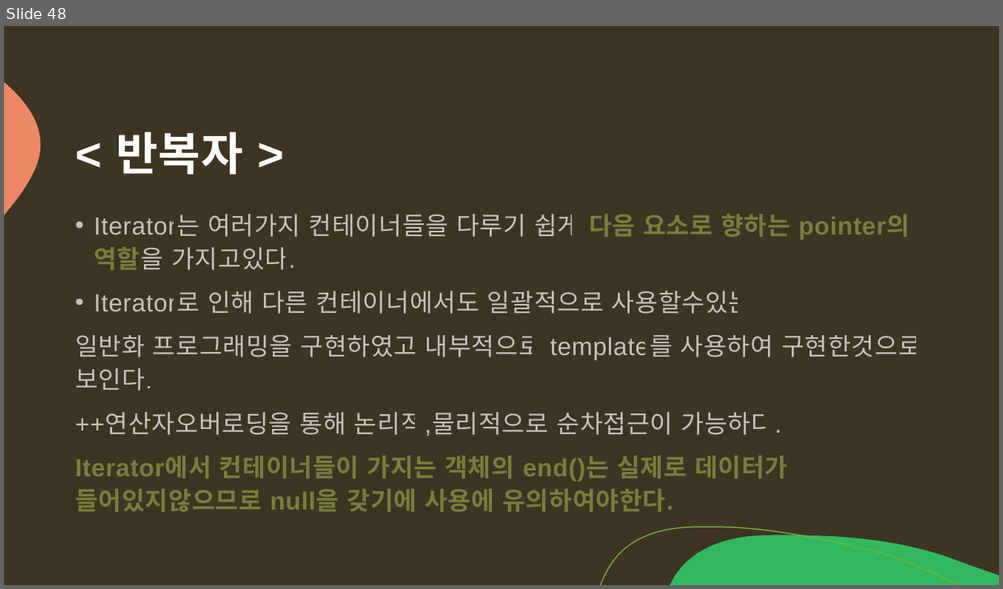
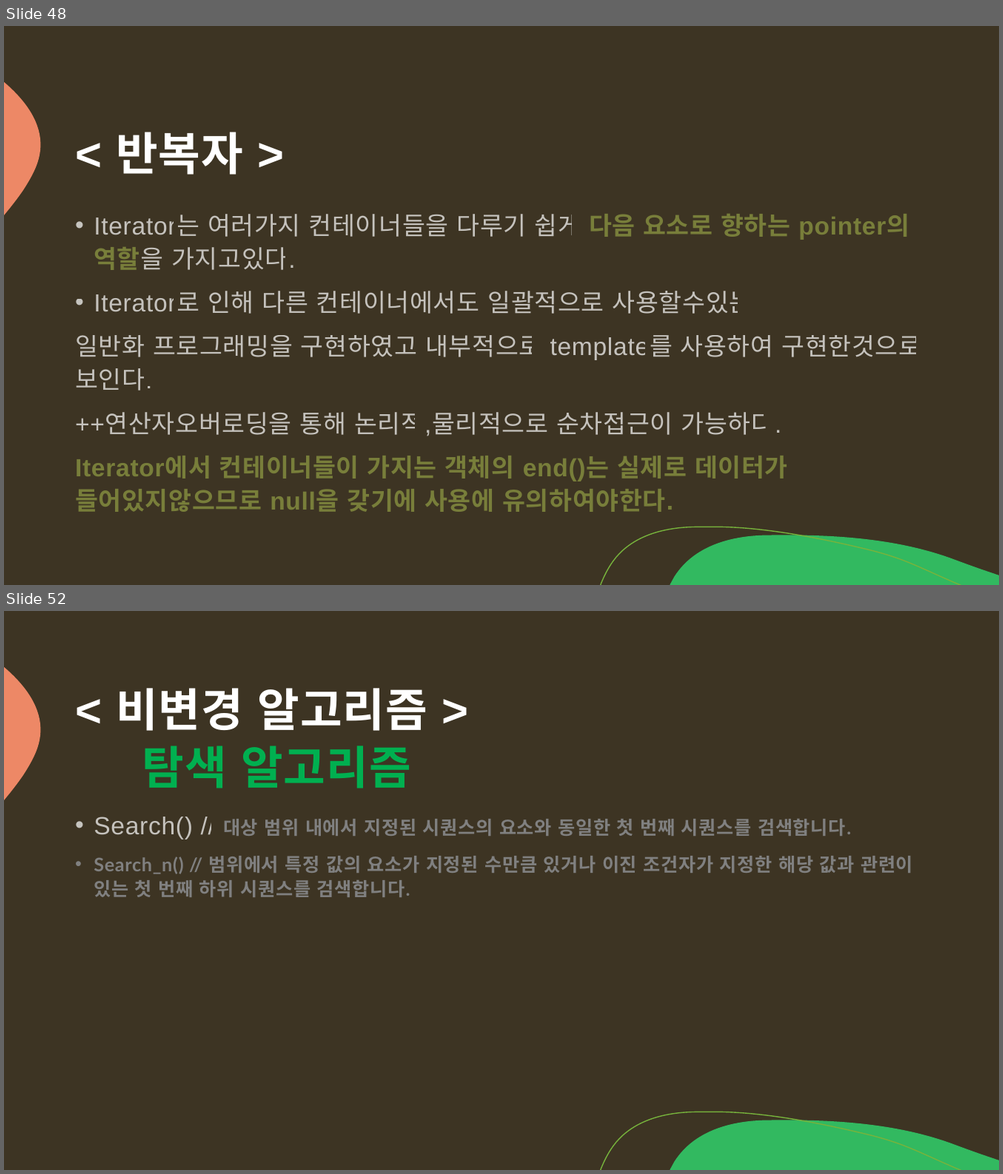
Before and after one commit to arkchimy/_Algorithm, a slide deck: 전공지식/C언어의 기초/C언어 기초지식.pptx. Shown one above the other, each under a label of ours: slide 48 before the commit, slides 48 and 52 after it; the slides between them are not shown. The pictures are 1003x589 and 1003x1174 pixels, drawn with LibreOffice and Linux fonts; fonts in the diff are those of the drawing. Boxes give left, top, right and bottom in pixels: in the first picture for what was removed or moved away, otherwise in the second. Text is boxed around its words. In the diff, an @@ line names an element or a change of style, - is before the commit and + after.

```diff
--- a/전공지식/C언어의 기초/C언어 기초지식.pptx
+++ b/전공지식/C언어의 기초/C언어 기초지식.pptx
@@ slide 52 added at bbox=[4, 611, 999, 1170], background #3D3423; not listed: 3 template elements that a slide beside it also shows @@
@@ title added at bbox=[116, 688, 428, 789], 44 pt, text #FFFFFF, bold @@
+< 비변경 알고리즘 >
+탐색 알고리즘
@@ text added at bbox=[94, 817, 913, 897], 18 pt, text #808080, bold @@
+• Search() // 대상 범위 내에서 지정된 시퀀스의 요소와 동일한 첫 번째 시퀀스를 검색합니다.
+• Search_n() // 범위에서 특정 값의 요소가 지정된 수만큼 있거나 이진 조건자가 지정한 해당 값과 관련이 있는 첫 번째 하위 시퀀스를 검색합니다.
```
Also in this commit, not shown: 4 other slides added.
